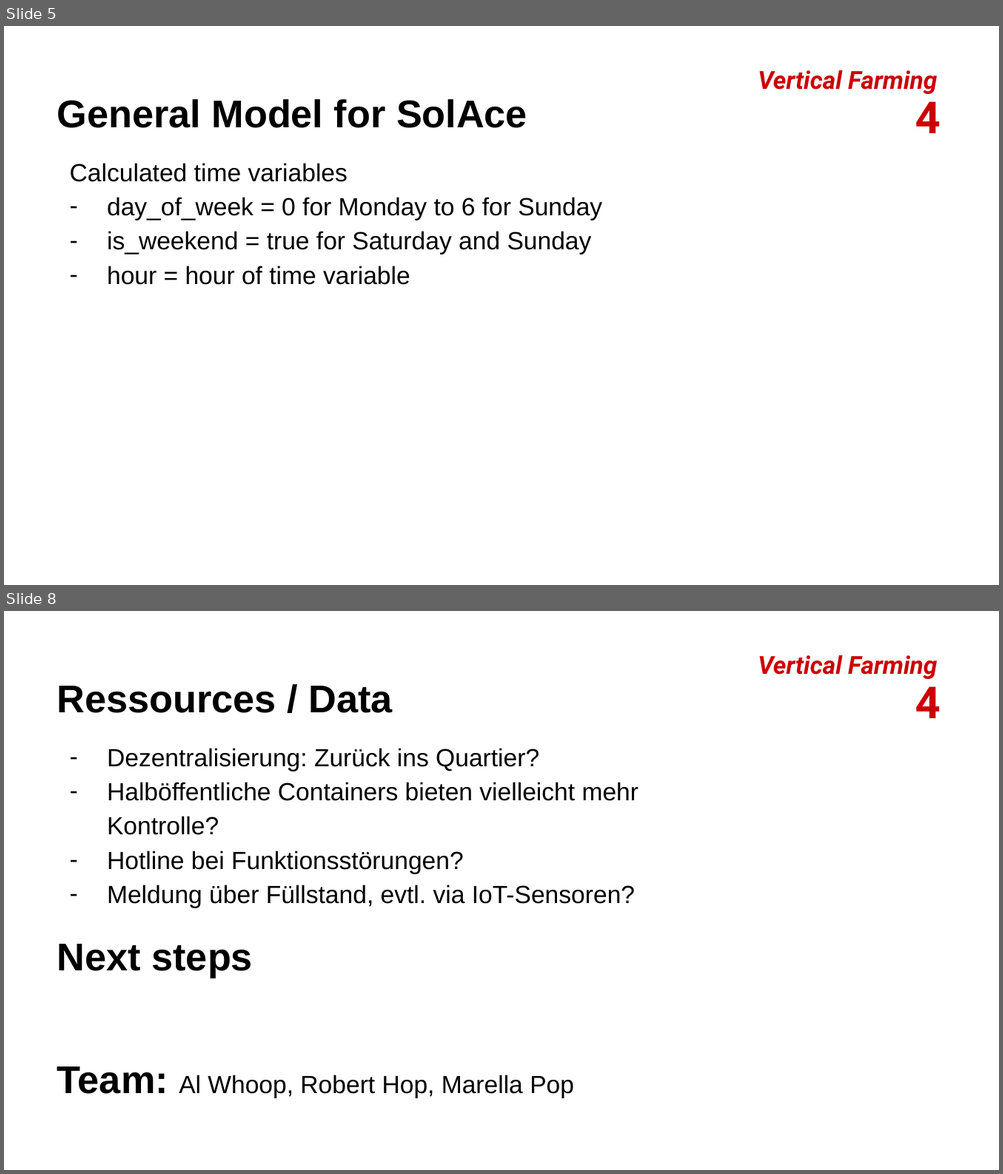
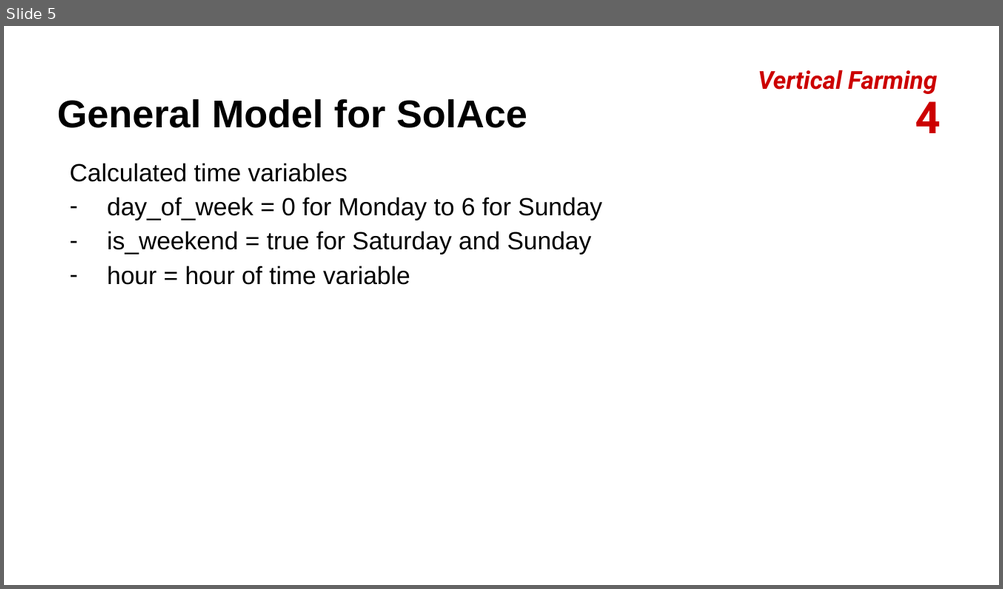
Before and after one commit to WolframWilluhn/ENRGCLIM21_04_NEST, a slide deck: Documentation/Project pitches_04_ENRGCLIM21_NEST data-driven building model.pptx. Shown one above the other, each under a label of ours: slides 5 and 8 before the commit, slide 5 after it; the slides between them are not shown. The pictures are 1003x1174 and 1003x589 pixels, drawn with LibreOffice and Linux fonts; fonts in the diff are those of the drawing; background and template pictures are left out. Boxes give left, top, right and bottom in pixels: in the first picture for what was removed or moved away, otherwise in the second. Text is boxed around its words. In the diff, an @@ line names an element or a change of style, - is before the commit and + after.

```diff
--- a/Documentation/Project pitches_04_ENRGCLIM21_NEST data-driven building model.pptx
+++ b/Documentation/Project pitches_04_ENRGCLIM21_NEST data-driven building model.pptx
@@ slide 8 removed at (x1=4, y1=611, x2=999, y2=1170), background picture (left out) @@
@@ text removed at (x1=757, y1=655, x2=936, y2=679) @@
-Vertical Farming
@@ text removed at (x1=57, y1=686, x2=639, y2=978) @@
-Ressources / Data
-– Dezentralisierung: Zurück ins Quartier?
-– Halböffentliche Containers bieten vielleicht mehr Kontrolle?
-– Hotline bei Funktionsstörungen?
-– Meldung über Füllstand, evtl. via IoT-Sensoren?
-Next steps
@@ text removed at (x1=915, y1=678, x2=940, y2=718) @@
-4
@@ text removed at (x1=57, y1=1067, x2=574, y2=1098) @@
-Team: Al Whoop, Robert Hop, Marella Pop
```
Also in this commit, not shown: 2 other slides removed, 7 other files.
